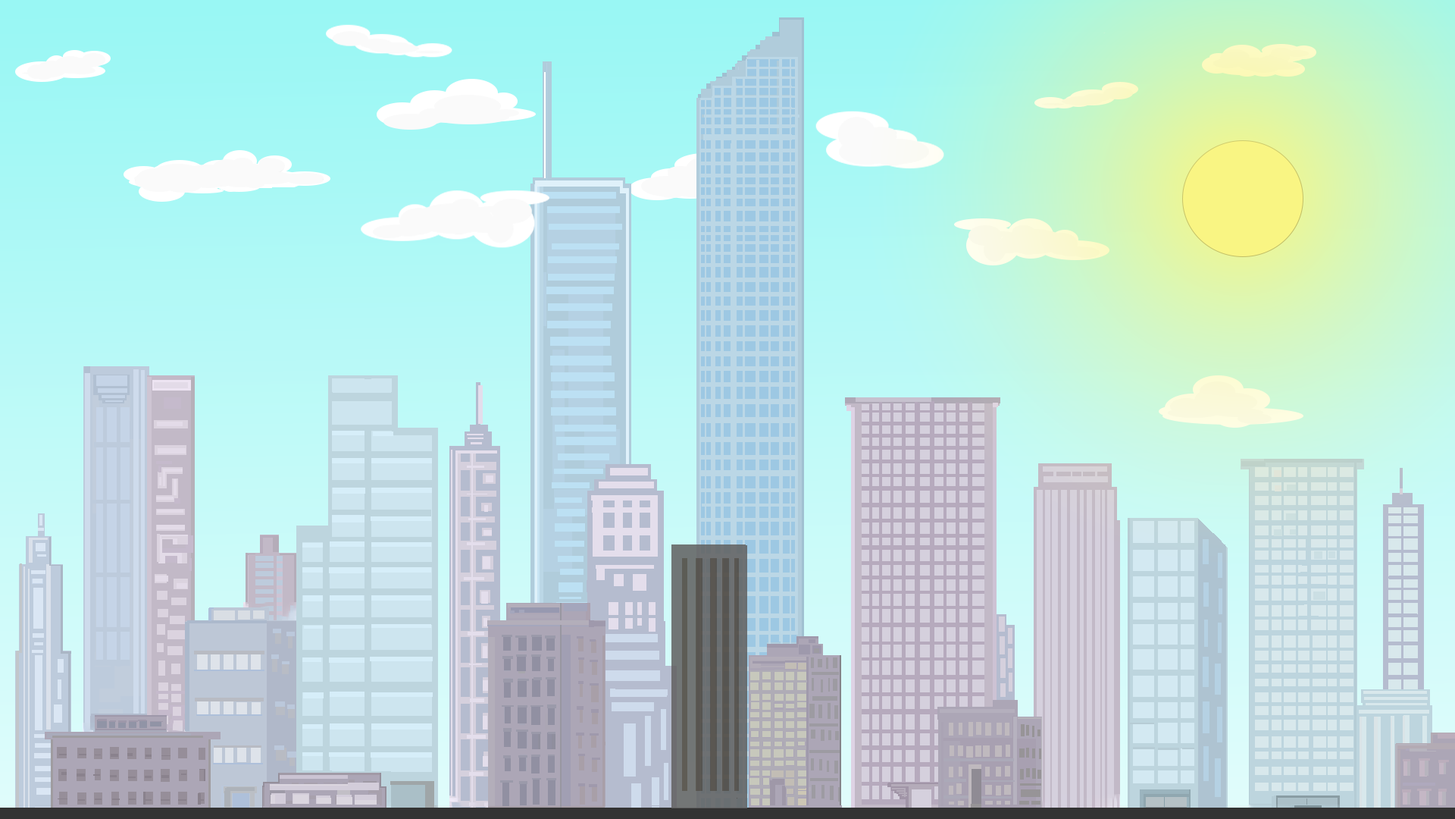
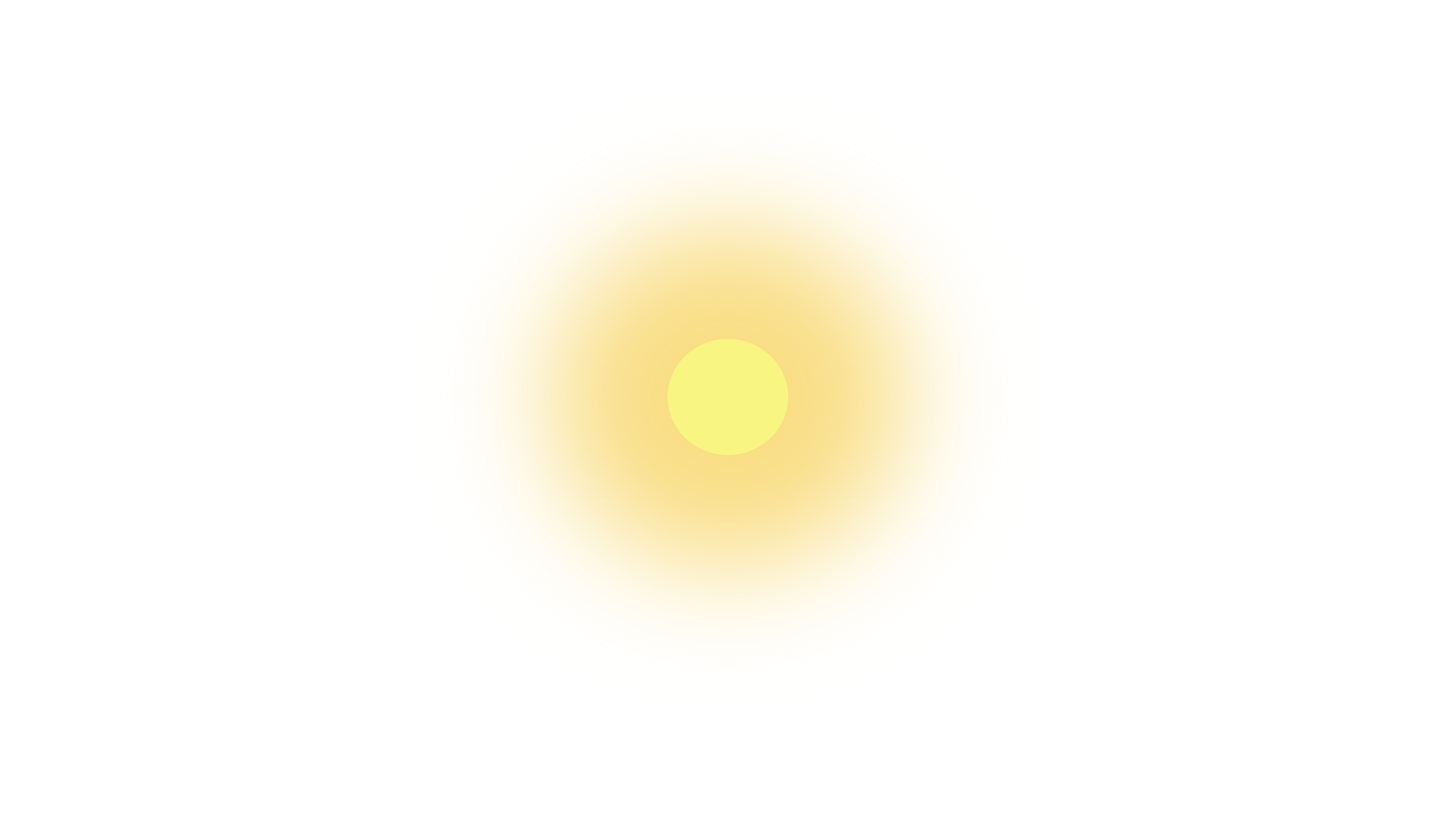
Revision of a layered (1455, 819) image; what changed, layer by layer:
hid "Gradient Fill 2", painted on it over [833, 0, 1455, 599]
painted on "Ellipse 1" over [667, 140, 1304, 455]
added layer "Ellipse 1 copy" above "8" over [413, 88, 1043, 706]
hid "8", opacity 86% → 100% over [671, 544, 748, 809]
hid "7" over [325, 24, 1106, 248]
hid "6" over [0, 602, 1455, 819]
hid "5" over [184, 375, 1434, 819]
hid "4" over [15, 366, 1425, 819]
hid "3" over [530, 17, 805, 819]
hid "2" over [15, 43, 1317, 428]
hid "Gradient Fill 1", painted on it over [0, 0, 1455, 819]
hid "Background" over [0, 0, 1455, 819]
